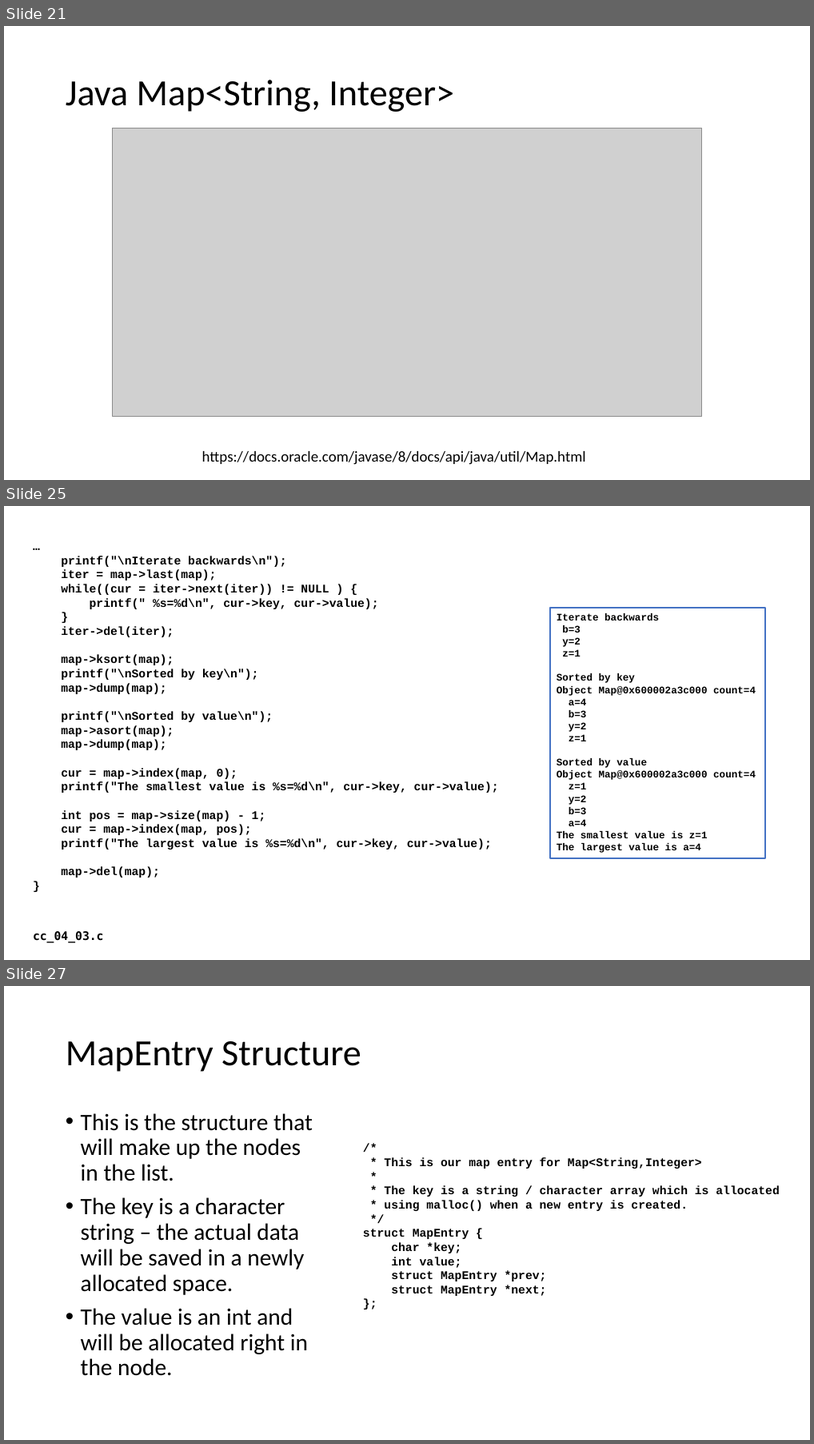
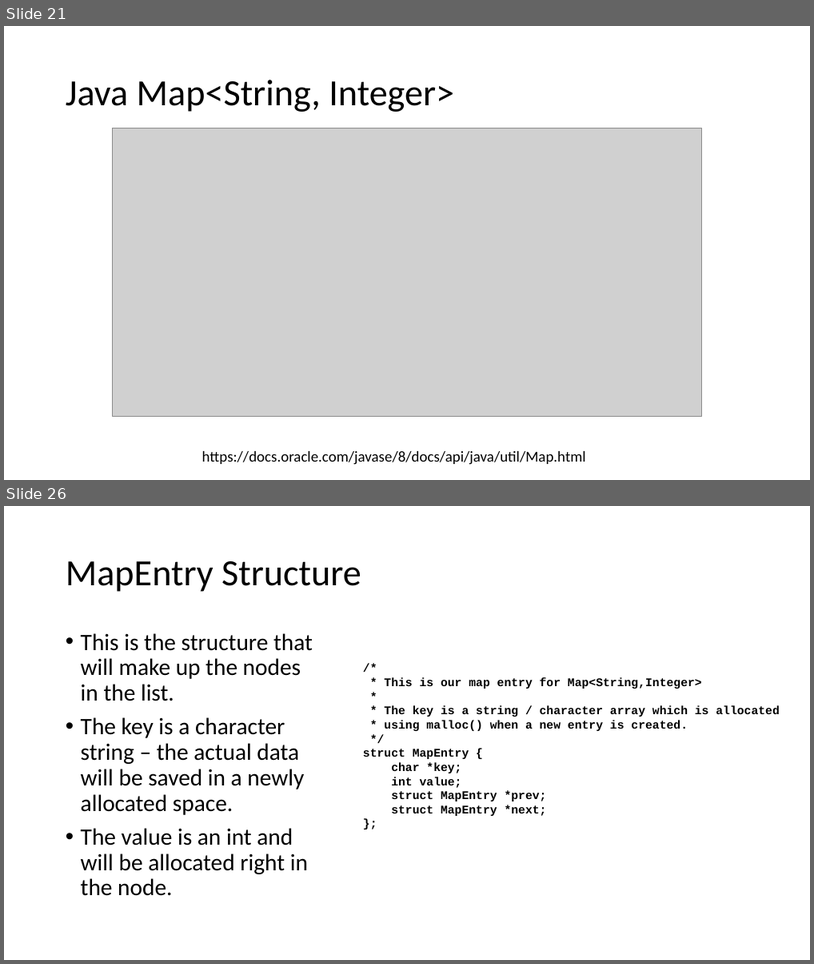
Before and after one commit to csev/cc4e, a slide deck: lectures/CC-04-Maps.pptx. Shown one above the other, each under a label of ours: slides 21, 25 and 27 before the commit, slides 21 and 26 after it; the slides between them are not shown. The pictures are 814x1444 and 814x964 pixels, drawn with LibreOffice and Linux fonts; fonts in the diff are those of the drawing; grey boxes stand for pictures. Boxes give left, top, right and bottom in pixels: in the first picture for what was removed or moved away, otherwise in the second. Text is boxed around its words. In the diff, an @@ line names an element or a change of style, - is before the commit and + after.

```diff
--- a/lectures/CC-04-Maps.pptx
+++ b/lectures/CC-04-Maps.pptx
@@ slide 25 removed at (4,506,810,960), background #FFFFFF @@
@@ text removed at (61,556,499,877) @@
-…
-printf("\nIterate backwards\n");
-iter = map->last(map);
-while((cur = iter->next(iter)) != NULL ) {
-printf(" %s=%d\n", cur->key, cur->value);
-}
-iter->del(iter);
-map->ksort(map);
-printf("\nSorted by key\n");
-map->dump(map);
-printf("\nSorted by value\n");
-map->asort(map);
-map->dump(map);
-cur = map->index(map, 0);
-printf("The smallest value is %s=%d\n", cur->key, cur->value);
-int pos = map->size(map) - 1;
-cur = map->index(map, pos);
-printf("The largest value is %s=%d\n", cur->key, cur->value);
-map->del(map);
-}
@@ rectangle removed at (551,608,766,858) @@
-Iterate backwards
-b=3
-y=2
-z=1
-Sorted by key
-Object Map@0x600002a3c000 count=4
-a=4
-b=3
-y=2
-z=1
-Sorted by value
-Object Map@0x600002a3c000 count=4
-z=1
-y=2
-b=3
-a=4
-The smallest value is z=1
-The largest value is a=4
@@ text removed at (33,931,104,943) @@
-cc_04_03.c
@@ what was slide 27 is now slide 26 @@
```
Also in this commit, not shown: 4 slides changed, 5 other files.
